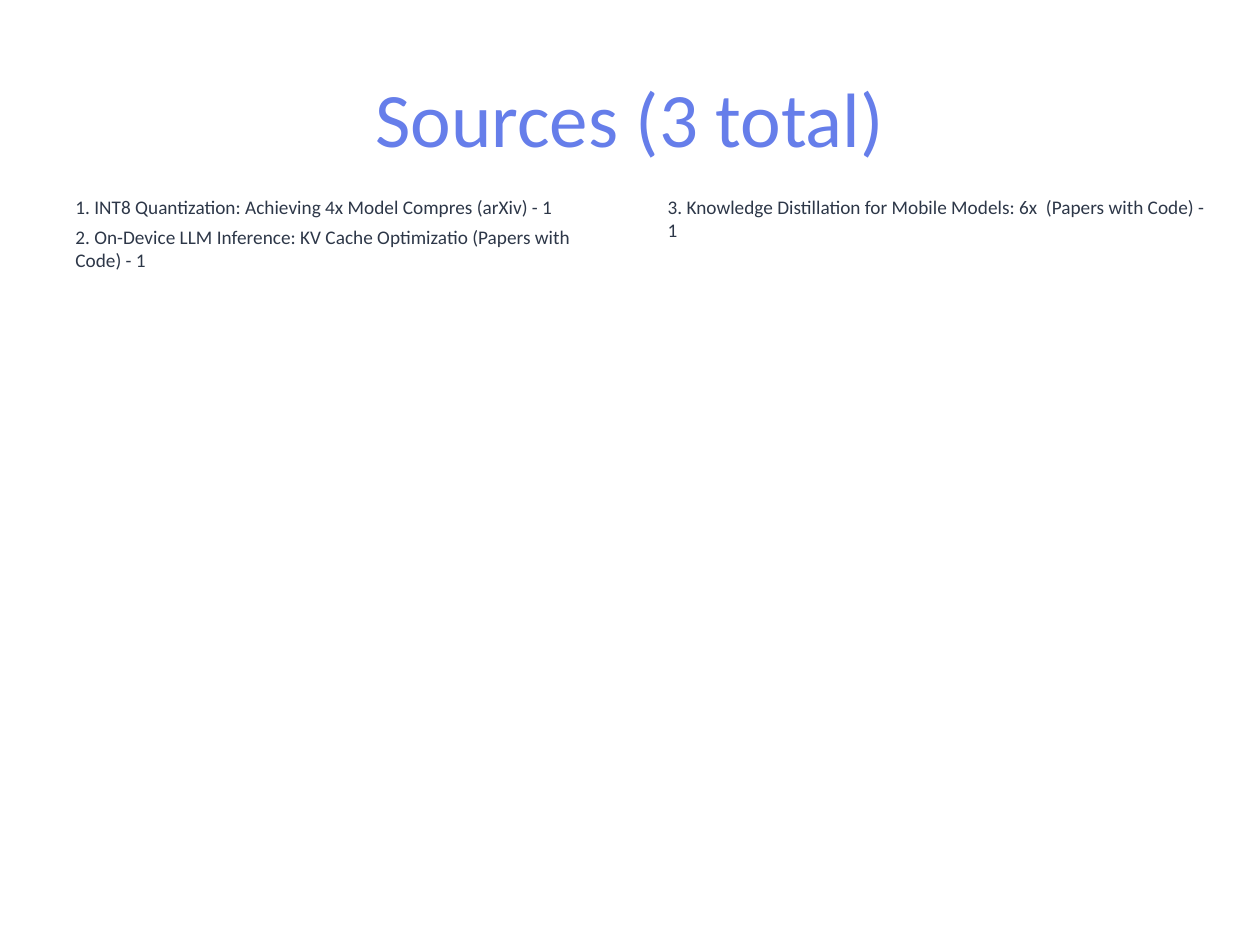
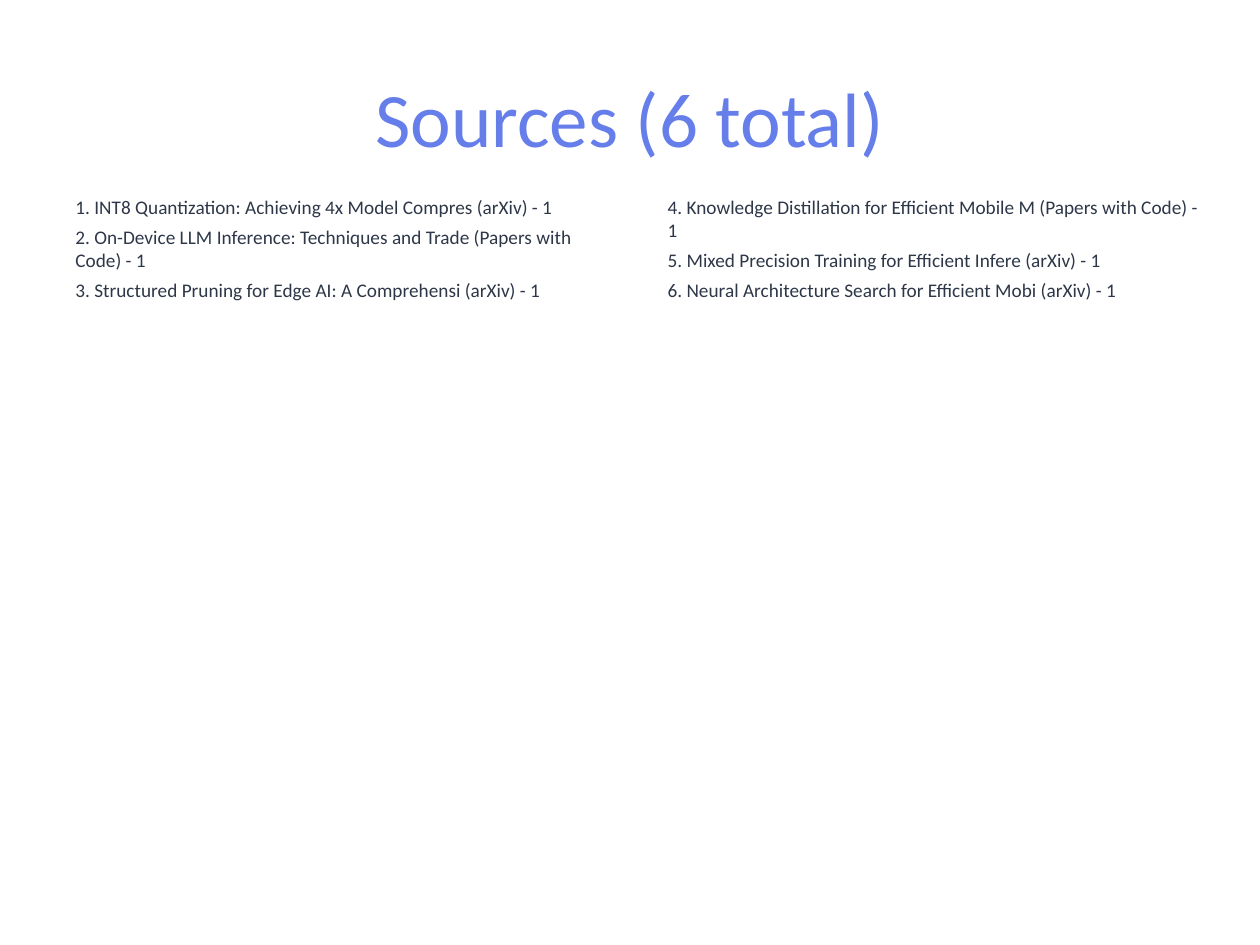
Before and after one commit to pbtsvinaysukhesh/dea-genai-agent, a slide deck: slide 11 of results/reports/report.pptx (slide 8 before the commit). Drawn at 1260x945 pixels with LibreOffice and Linux fonts; fonts in the diff are those of the drawing. Boxes give left, top, right and bottom in pixels: in the first picture for what was removed or moved away, otherwise in the second. Text is boxed around its words. In the diff, an @@ line names an element or a change of style, - is before the commit and + after.

```diff
--- a/results/reports/report.pptx
+++ b/results/reports/report.pptx
@@ title at [375,91,883,158]: text changed @@
-Sources (3 total)
+Sources (6 total)
@@ text at [668,200,1187,300]: text changed @@
-3. Knowledge Distillation for Mobile Models: 6x (Papers with Code) - 1
+4. Knowledge Distillation for Efficient Mobile M (Papers with Code) - 1
+5. Mixed Precision Training for Efficient Infere (arXiv) - 1
+6. Neural Architecture Search for Efficient Mobi (arXiv) - 1
@@ text at [75,230,571,301]: text changed @@
-2. On-Device LLM Inference: KV Cache Optimizatio (Papers with Code) - 1
+2. On-Device LLM Inference: Techniques and Trade (Papers with Code) - 1
+3. Structured Pruning for Edge AI: A Comprehensi (arXiv) - 1
```
Also in this commit, not shown: 7 other slides changed, 3 slides added, 23 other files.
